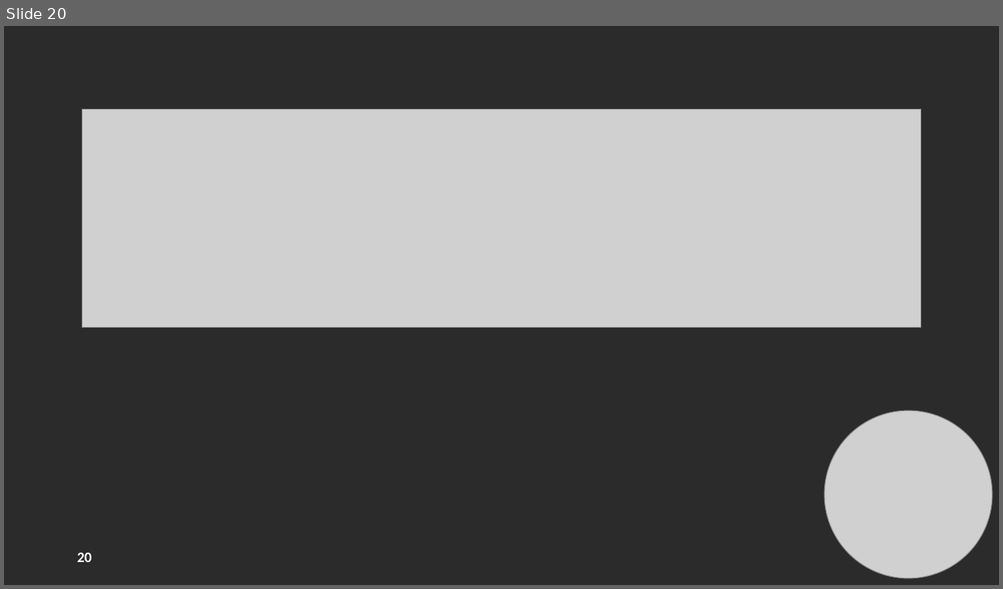
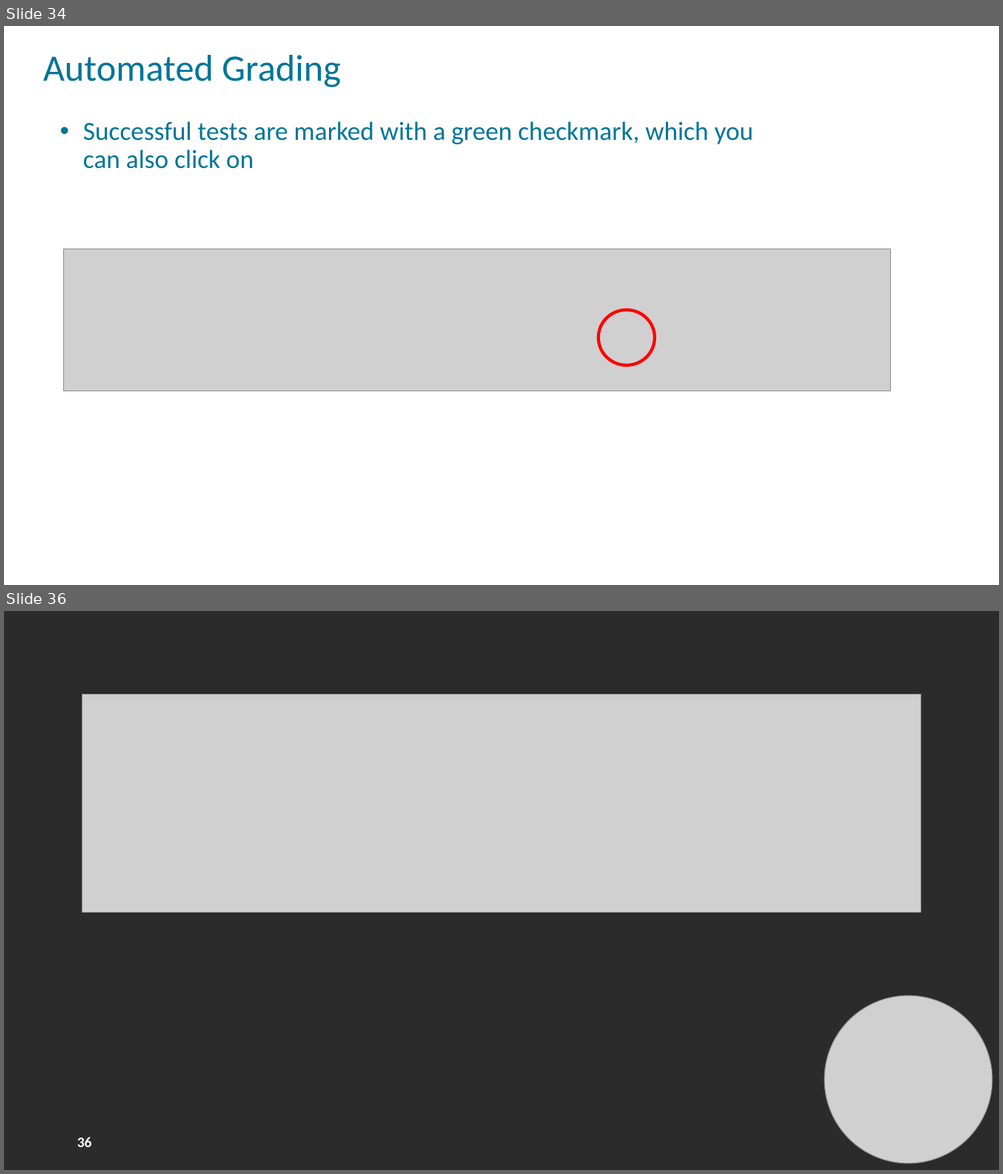
Before and after one commit to FSCJ-FacultyDev/HITEC2023, a slide deck: GitHubClassroom-Instructor.pptx. Shown one above the other, each under a label of ours: slide 20 before the commit, slides 34 and 36 after it; the slides between them are not shown. The pictures are 1003x589 and 1003x1174 pixels, drawn with LibreOffice and Linux fonts; fonts in the diff are those of the drawing; grey boxes stand for pictures; background and template pictures are left out; a plain dark background stands for a picture behind light text. Boxes give left, top, right and bottom in pixels: in the first picture for what was removed or moved away, otherwise in the second. Text is boxed around its words. In the diff, an @@ line names an element or a change of style, - is before the commit and + after.

```diff
--- a/GitHubClassroom-Instructor.pptx
+++ b/GitHubClassroom-Instructor.pptx
@@ slide 34 added at box(4, 26, 999, 585), background picture (left out); not listed: 1 template element that a slide beside it also shows @@
@@ text added at box(43, 55, 341, 87), 36 pt, text #007598 @@
+Automated Grading
@@ title added at box(83, 121, 754, 169), 25.2 pt, text #007598 @@
+• Successful tests are marked with a green checkmark, which you can also click on
@@ picture added at box(64, 249, 891, 392) @@
@@ ellipse added at box(598, 310, 654, 366), outline #FF0000 3 pt @@
@@ what was slide 20 is now slide 36 @@
@@ page number at box(77, 1137, 92, 1147): text changed @@
-20
+36
```
Also in this commit, not shown: 2 slides changed, 15 other slides added.
